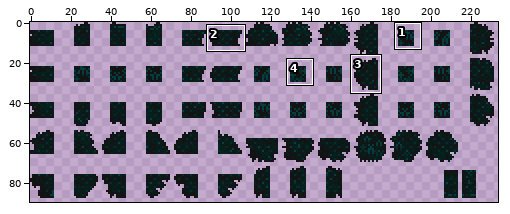
Sprite sheet: Sources/Modules/Minortopography/GiantPinetree/TilesAndWalls/PineLeavesWall.png. Above, an overview of the earlier version with the close-up marked.
Close-up. As it was:
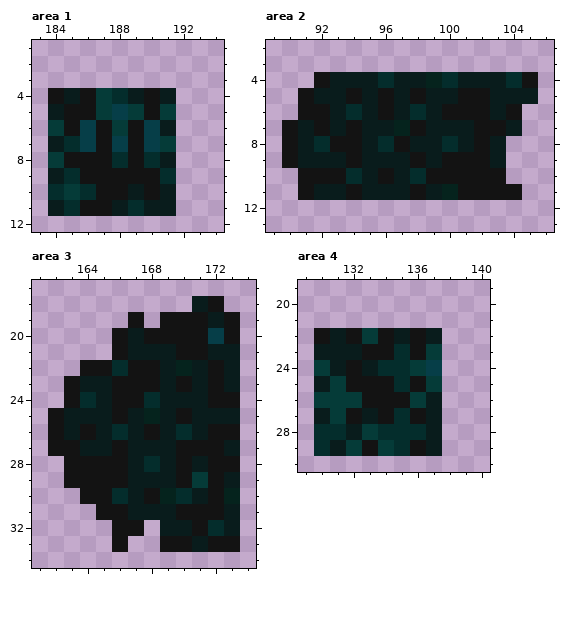
The file is 468x180 pixels, drawn in blocks of 2x2; one block is one cell here. Colours within 5 levels of each other are drawn and written as one. Shown: area 1: x 183..194, y 1..12; area 2: x 89..106, y 2..13; area 3: x 161..174, y 17..34; area 4: x 129..140, y 19..30. The commit also changed other parts of the picture, which this record leaves out.
Now the later version:
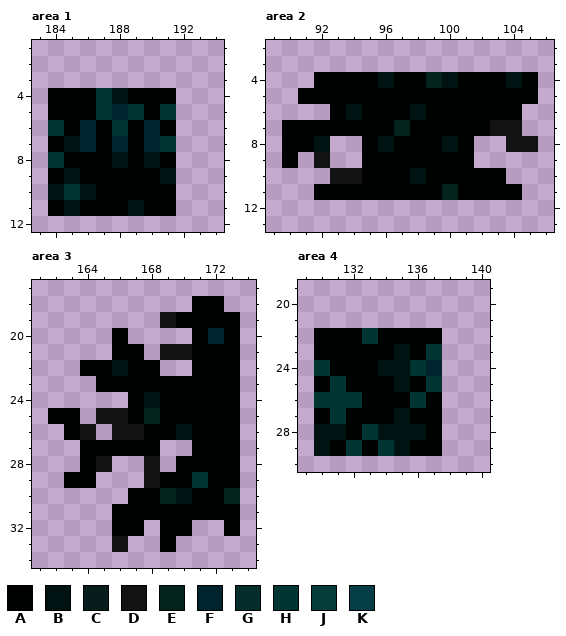
Palette (. is transparent): A #000202  B #001312  C #091c1c  D #131313  E #05231d  F #00242e  G #042d2c  H #003532  J #053b38  K #063e48
Diff:
Changed rows in their new state; - is an unchanged pixel.
Area 1:
first column x 184:
 4 AAAHBAAA
 5 AAAHFHAH
 6 HAFAHAFA
 7 ABFAFAFH
 8 HAAABABA
 9 ABAAAAAB
10 BHBAAAAA
11 ABAAABAA
Area 2:
first column x 90:
 4 --AAAABAA-BAAABA
 5 -AAAAAAAAAAAAAAA
 6 -..ABAAABAAAAAA-
 7 AAAAAAA-AAAAA-D-
 8 AAB..ABAAABA..DD
 9 A.D..AAAAAAA..--
10 -..-DAAABAAAAA--
11 -.AAAAAAAA-AAAA-
Area 3:
first column x 162:
18 ---------AA-
19 -----.--AAAA
20 ----A....AFA
21 ----AA.D-AAA
22 --AABAA..AAA
23 -..AAAAAAAAA
24 -....ABAAAAA
25 AA.D-A-AAAAA
26 .A-.DDAABAAA
27 ..AAAAA..AAA
28 -.A-..D.AAAA
29 -AA...DAAHAA
30 --...AA-BAA-
31 ---.AAAAAAAA
32 ----AA-AA..A
33 -------A....
Area 4:
first column x 130:
22 AAAHAAAA
23 AAAAABAH
24 HAAABBHF
25 AHAAABAH
26 HHHAAAHA
27 AHAAABAA
28 BBAHBBBA
29 BAHAHBAA
Pixel boxes of the changes (left, top, right, bottom) in both close-ups:
changed: (48, 88, 176, 216)
changed: (282, 72, 538, 200)
changed: (48, 296, 240, 552)
changed: (314, 328, 442, 456)
